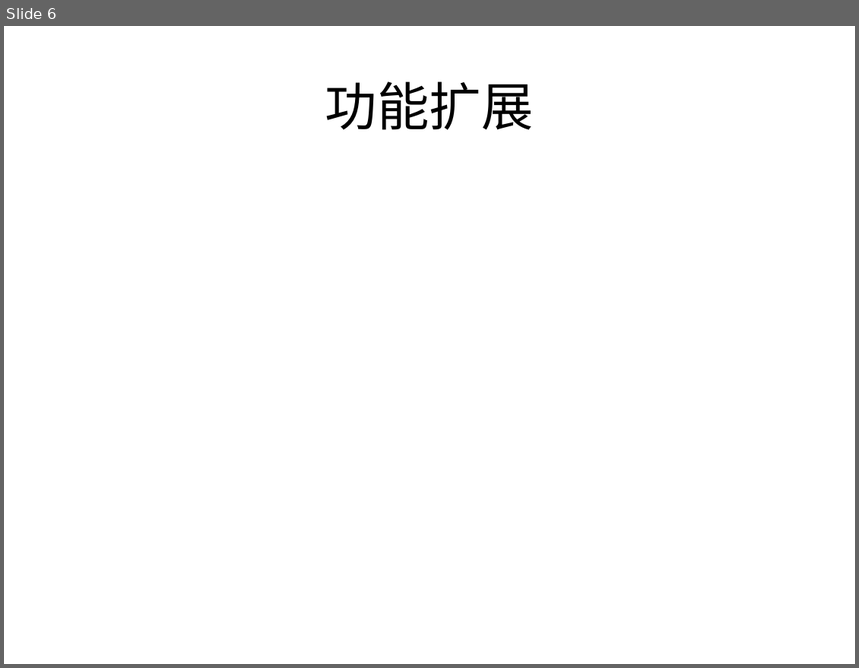
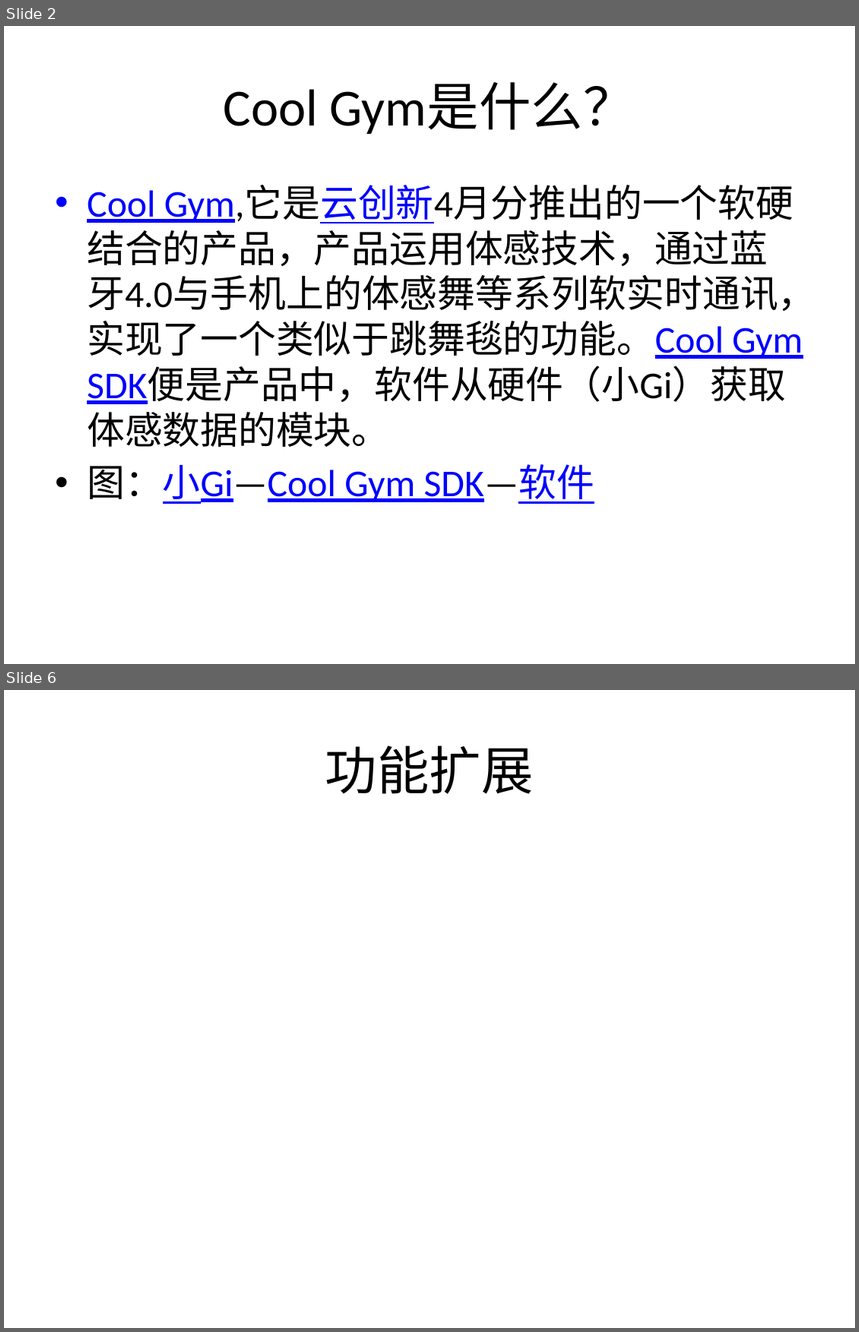
Before and after one commit to pip1998/SDK-PPT, a slide deck: CoolGymPPT.pptx. Shown one above the other, each under a label of ours: slide 6 before the commit, slides 2 and 6 after it; the slides between them are not shown. The pictures are 859x668 and 859x1332 pixels, drawn with LibreOffice and Linux fonts; fonts in the diff are those of the drawing. Boxes give left, top, right and bottom in pixels: in the first picture for what was removed or moved away, otherwise in the second. Text is boxed around its words. In the diff, an @@ line names an element or a change of style, - is before the commit and + after.

```diff
--- a/CoolGymPPT.pptx
+++ b/CoolGymPPT.pptx
@@ slide 2 added at (4, 26, 855, 664), background #FFFFFF @@
@@ title added at (224, 82, 636, 134), 44 pt, text #000000 @@
+Cool Gym是什么？
@@ text added at (87, 186, 816, 504), 32 pt, text #000000 @@
+• Cool Gym,它是云创新4月分推出的一个软硬结合的产品，产品运用体感技术，通过蓝牙4.0与手机上的体感舞等系列软实时通讯，实现了一个类似于跳舞毯的功能。Cool Gym SDK便是产品中，软件从硬件（小Gi）获取体感数据的模块。
+• 图：小Gi—Cool Gym SDK—软件
```
Also in this commit, not shown: 1 slide changed, 3 other slides added, 4 slides removed.
